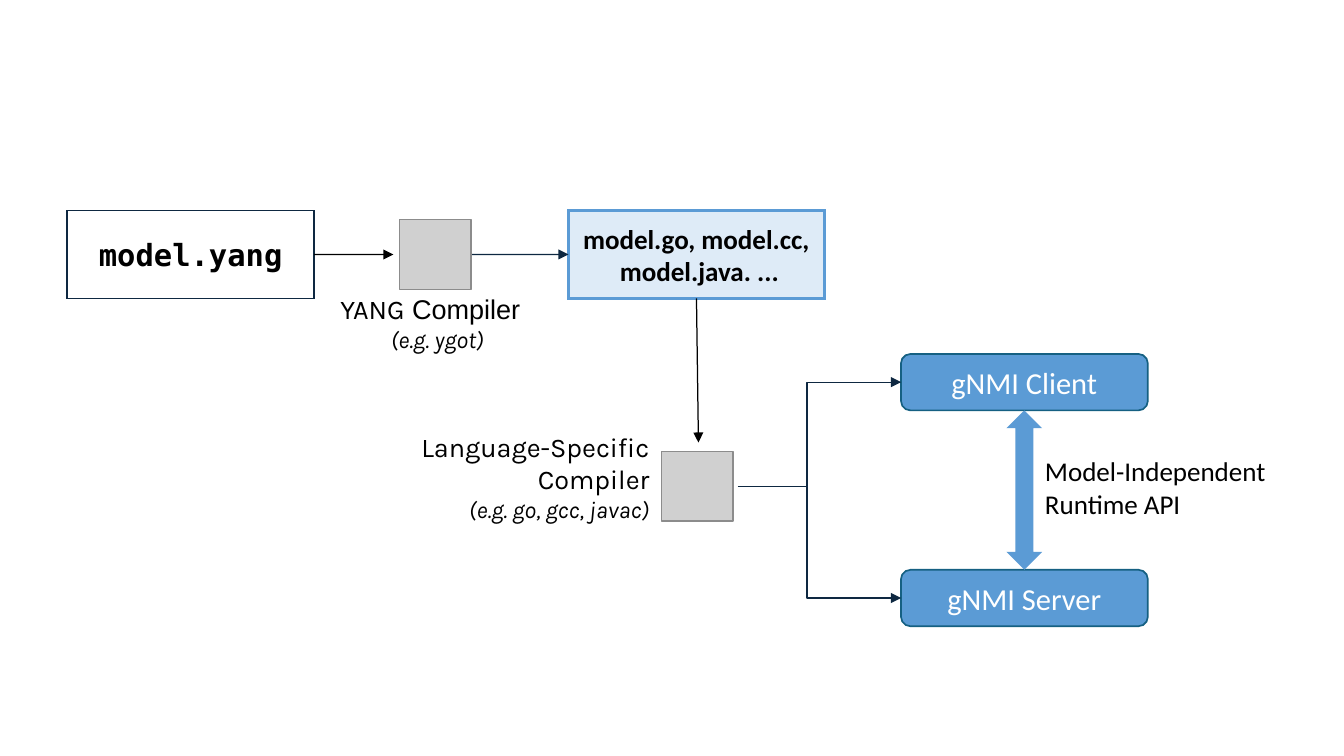
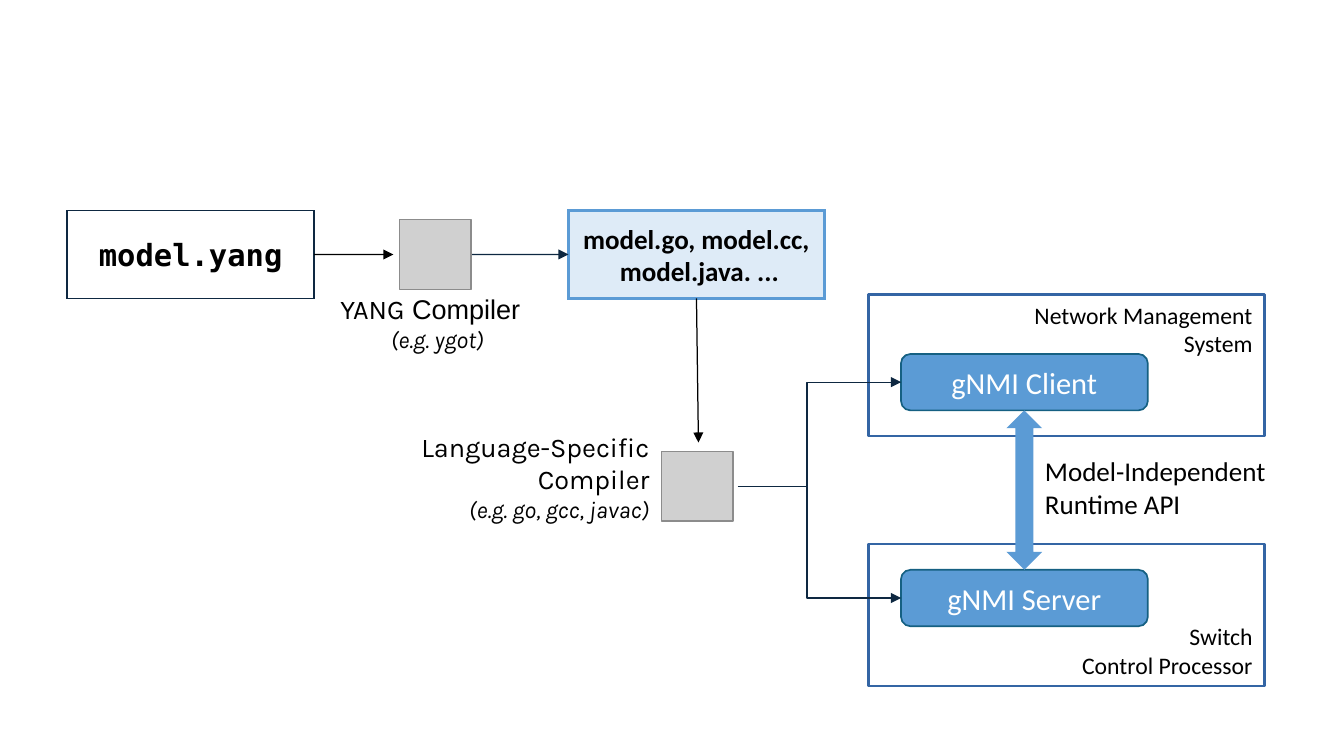
Before and after one commit to SystemsApproach/7E, a slide deck: slide 2 of operations/figures/operations.odp. Drawn at 1344x756 pixels with LibreOffice and Linux fonts; fonts in the diff are those of the drawing; grey boxes stand for pictures. Boxes give left, top, right and bottom in pixels: in the first picture for what was removed or moved away, otherwise in the second. Text is boxed around its words. In the diff, an @@ line names an element or a change of style, - is before the commit and + after.

```diff
--- a/operations/figures/operations.odp
+++ b/operations/figures/operations.odp
@@ rectangle added at [868, 295, 1265, 437], fill #FFFFFF, outline #3465A4 1.45 pt @@
@@ text added at [1034, 307, 1253, 356], 14 pt, text #000000 @@
+Network Management
+System
@@ rectangle added at [868, 544, 1265, 685], fill #FFFFFF, outline #3465A4 1.45 pt @@
@@ text added at [1082, 628, 1253, 674], 14 pt, text #000000 @@
+Switch
+Control Processor
```
Also in this commit, not shown: 1 slide added, 7 other files.
